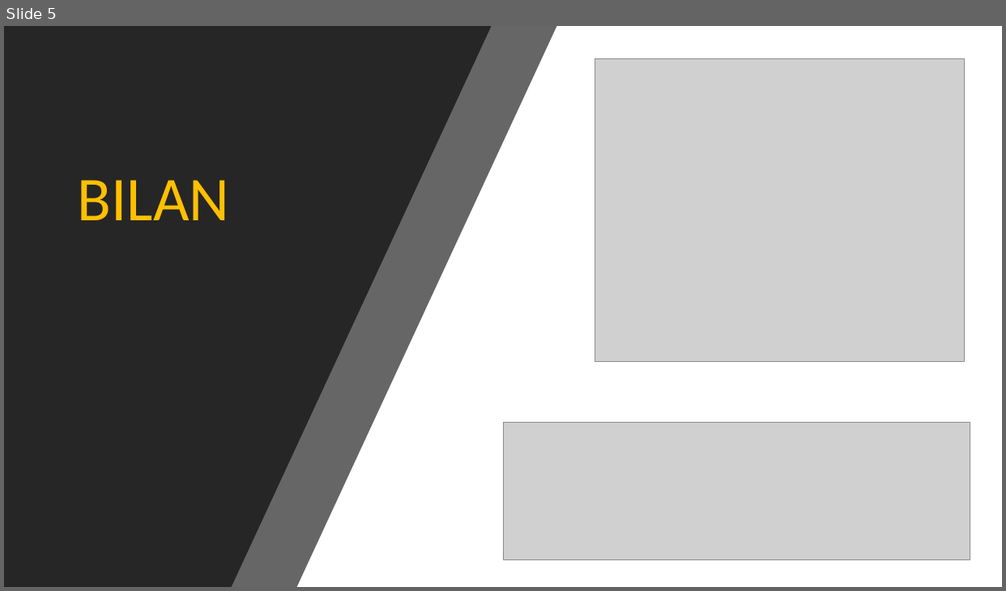
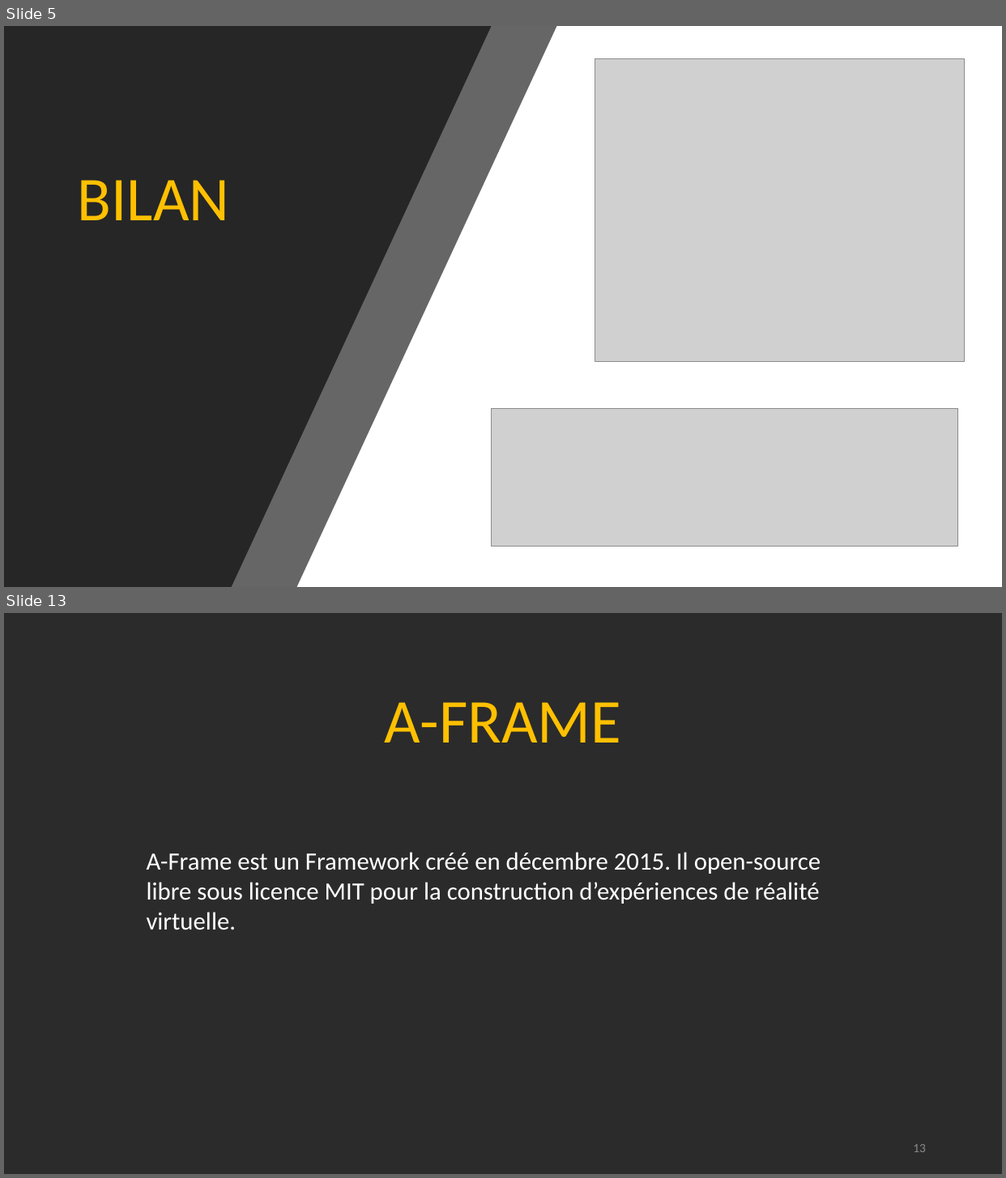
Before and after one commit to Victor-Mom/Projet-Tut-Documentation, a slide deck: Soutenance/Diaporama soutenance.pptx. Shown one above the other, each under a label of ours: slide 5 before the commit, slides 5 and 13 after it; the slides between them are not shown. The pictures are 1006x591 and 1006x1178 pixels, drawn with LibreOffice and Linux fonts; fonts in the diff are those of the drawing; grey boxes stand for pictures; background and template pictures are left out; a plain dark background stands for a picture behind light text. Boxes give left, top, right and bottom in pixels: in the first picture for what was removed or moved away, otherwise in the second. Text is boxed around its words. In the diff, an @@ line names an element or a change of style, - is before the commit and + after.

Commit message:
Ajout annexes pour présentation

```diff
--- a/Soutenance/Diaporama soutenance.pptx
+++ b/Soutenance/Diaporama soutenance.pptx
@@ slide 13 added at [4,613,1002,1174], background picture (left out) @@
@@ title added at [385,702,621,743], 60 pt, text #FFC000 @@
+A-FRAME
@@ text added at [147,852,820,931], 24 pt, text #FFFFFF @@
+A-Frame est un Framework créé en décembre 2015. Il open-source libre sous licence MIT pour la construction d’expériences de réalité virtuelle.
@@ page number added at [913,1144,926,1152], 12 pt, text #8C8C8C @@
+13
@@ slide 5 changed as well @@
@@ picture: place and size @@
-picture at [503,423,970,561]
+picture at [492,408,958,546]
```
Also in this commit, not shown: 3 other slides changed, 10 other slides added, 1 slide removed.
